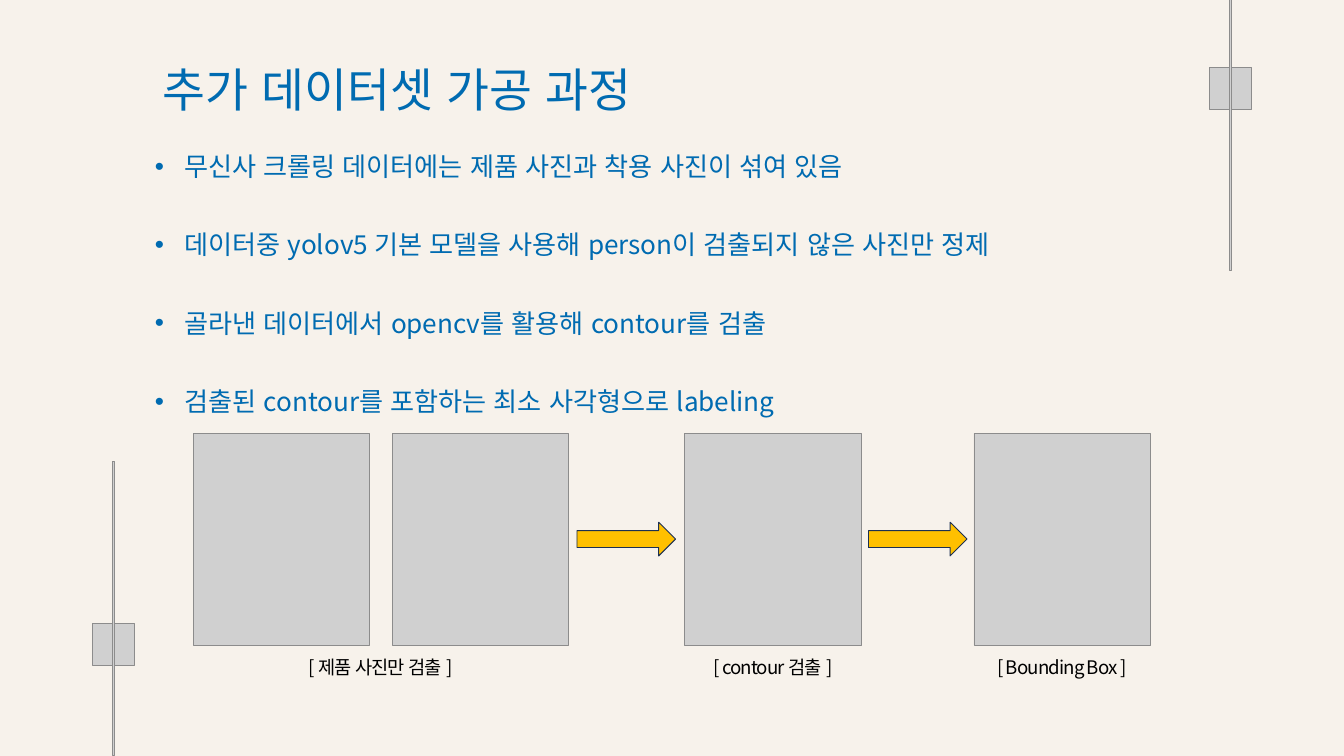
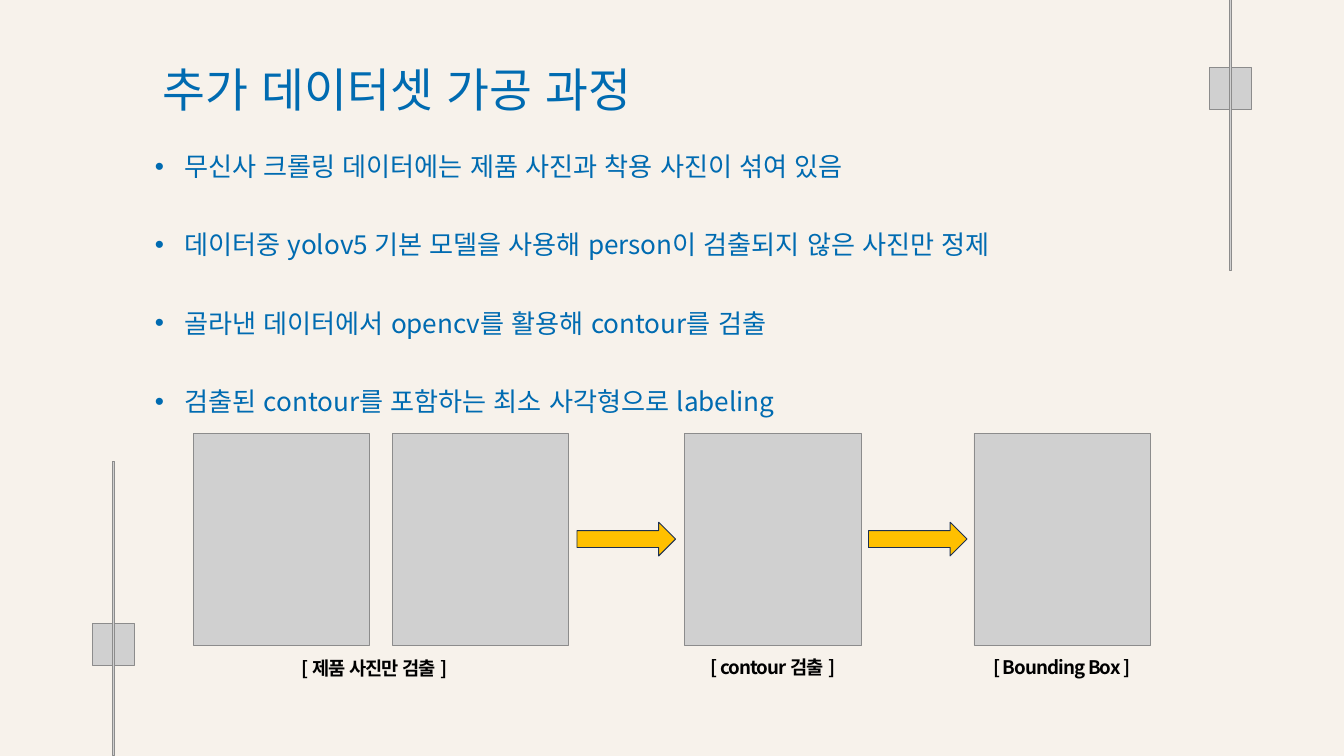
Before and after one commit to Playdata-G-DA35/DA35-final-team2-Item_Classification_RPA, a slide deck: slide 20 of documents/Clothes Detection 모델 결과 보고서.pptx. Drawn at 1344x756 pixels with LibreOffice and Linux fonts; fonts in the diff are those of the drawing; grey boxes stand for pictures; background and template pictures are left out. Boxes give left, top, right and bottom in pixels: in the first picture for what was removed or moved away, otherwise in the second. Text is boxed around its words. In the diff, an @@ line names an element or a change of style, - is before the commit and + after.

```diff
--- a/documents/Clothes Detection 모델 결과 보고서.pptx
+++ b/documents/Clothes Detection 모델 결과 보고서.pptx
@@ bold on in 3 elements at (x1=720, y1=655, x2=823, y2=680), (x1=1003, y1=659, x2=1121, y2=679), (x1=312, y1=656, x2=435, y2=681) @@
```
Also in this commit, not shown: 5 other slides changed, 2 other files.
